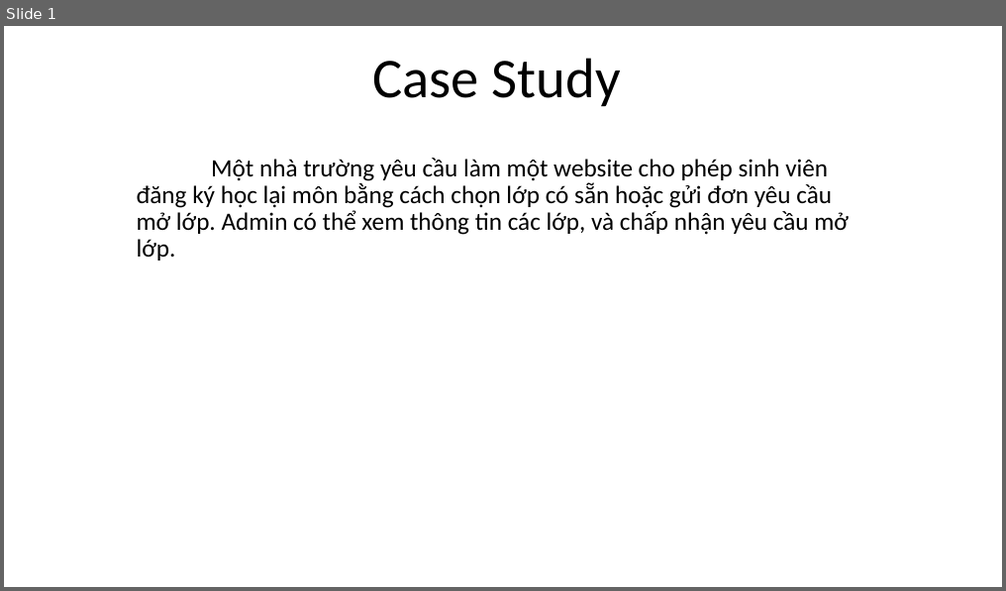
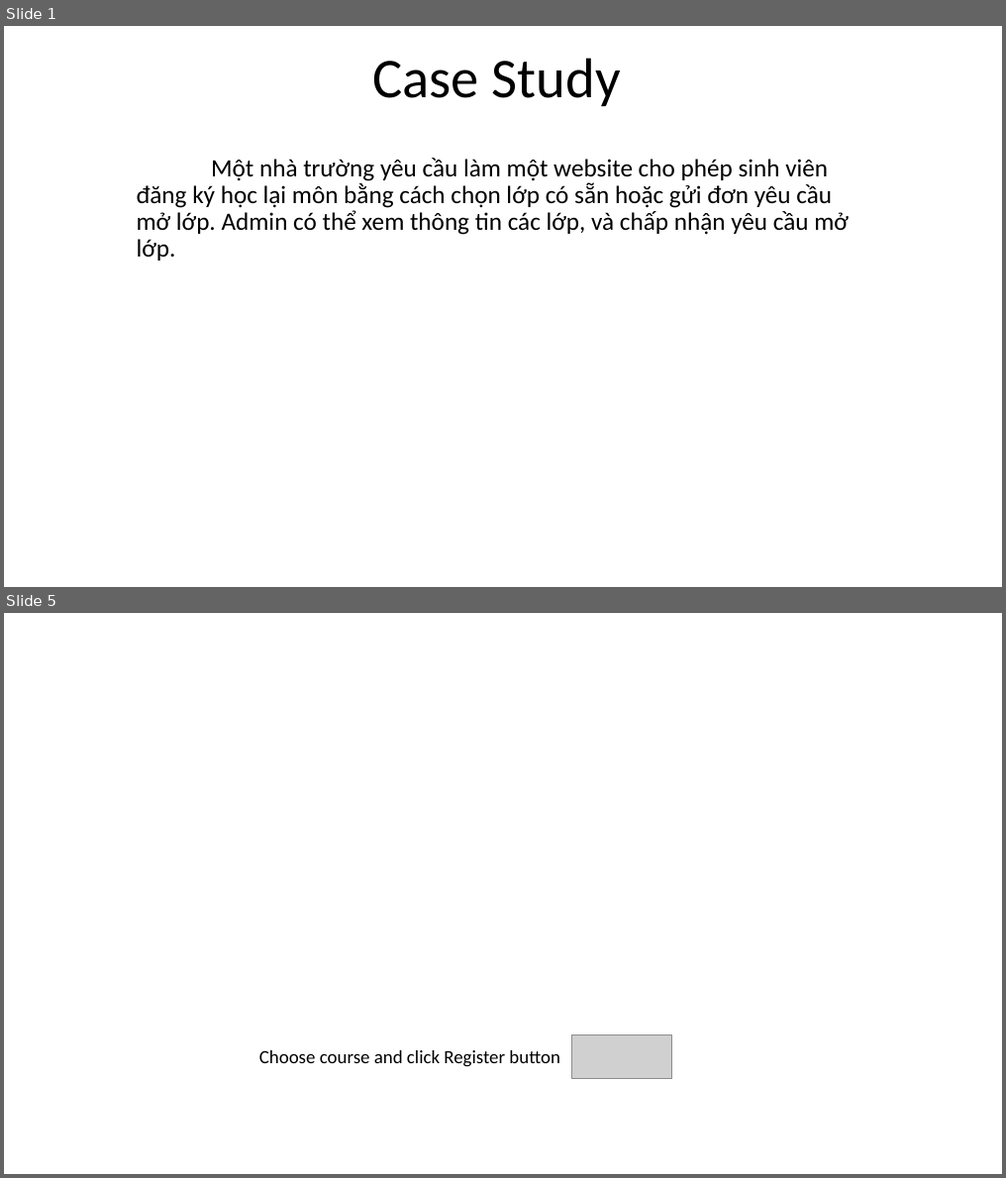
Before and after one commit to tranducthang511/PRJ301_1, a slide deck: Report.pptx. Shown one above the other, each under a label of ours: slide 1 before the commit, slides 1 and 5 after it; the slides between them are not shown. The pictures are 1006x591 and 1006x1178 pixels, drawn with LibreOffice and Linux fonts; fonts in the diff are those of the drawing; grey boxes stand for pictures; background and template pictures are left out. Boxes give left, top, right and bottom in pixels: in the first picture for what was removed or moved away, otherwise in the second. Text is boxed around its words. In the diff, an @@ line names an element or a change of style, - is before the commit and + after.

```diff
--- a/Report.pptx
+++ b/Report.pptx
@@ slide 5 added at box(4, 613, 1002, 1174), background picture (left out) @@
@@ text added at box(259, 1051, 560, 1067), 18 pt, text #000000 @@
+Choose course and click Register button
@@ picture added at box(572, 1035, 672, 1078) @@
```
Also in this commit, not shown: 17 other slides added, 4 other files.
